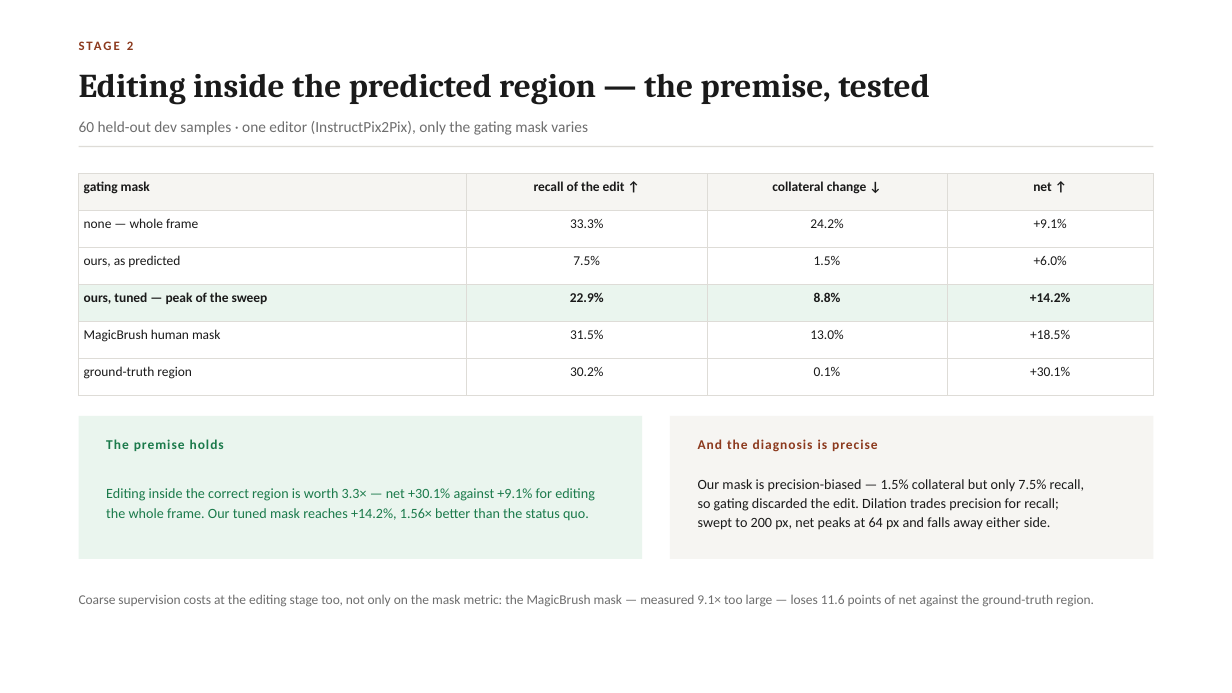
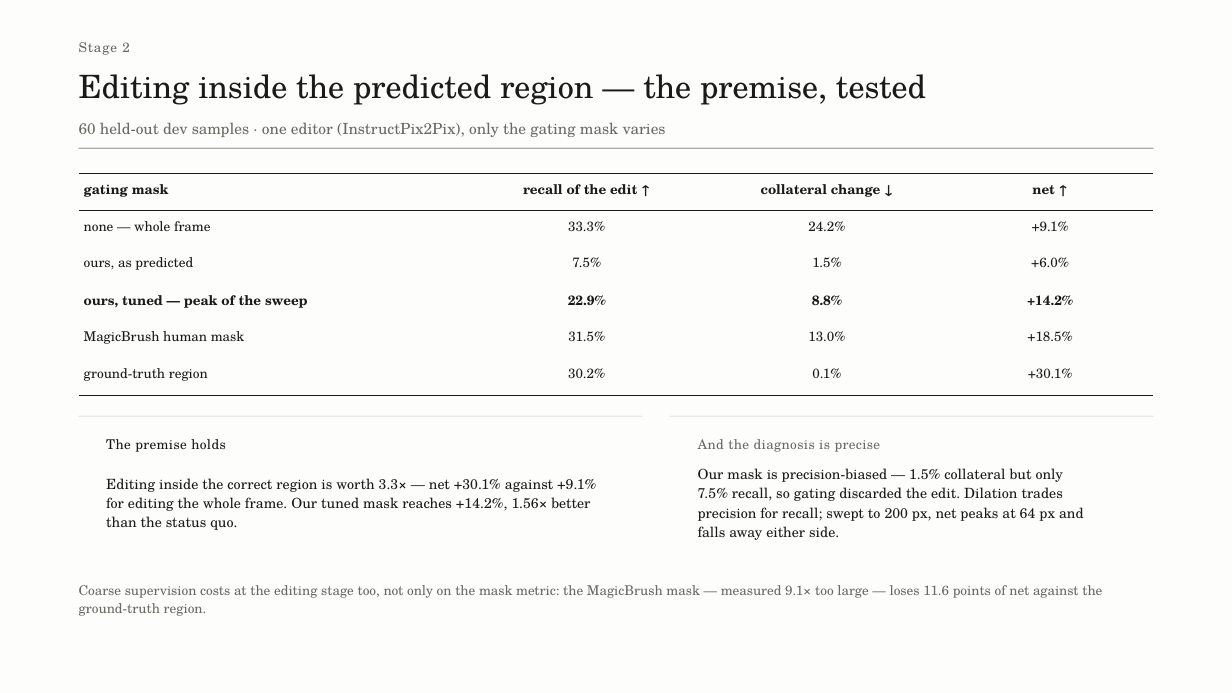
Before and after one commit to Amritha902/edit-region-prediction, a slide deck: slide 10 of deck/ISE_Review1_Final.pptx. Drawn at 1232x693 pixels with LibreOffice and Linux fonts; fonts in the diff are those of the drawing. Boxes give left, top, right and bottom in pixels: in the first picture for what was removed or moved away, otherwise in the second. Text is boxed around its words. In the diff, an @@ line names an element or a change of style, - is before the commit and + after.

```diff
--- a/deck/ISE_Review1_Final.pptx
+++ b/deck/ISE_Review1_Final.pptx
@@ background #FFFFFF to #FDFDFC @@
@@ text at box(79, 42, 129, 55): text changed; size 10 to 10.5 pt; font Calibri to TeX Gyre Schola; text colour #8C3A1E to #6B6963; bold off @@
-STAGE 2
+Stage 2
@@ text "Editing inside the predicted region ..." at box(79, 74, 926, 105): size 26 to 25 pt, font Cambria to TeX Gyre Schola, text colour #1A1A1A to #1B1A17, bold off @@
@@ text "60 held-out dev samples · ..." at box(79, 122, 666, 137): font Calibri to TeX Gyre Schola, text colour #6E6E6E to #6B6963 @@
@@ rectangle at box(79, 148, 1153, 149): fill #DEDCD7 to #1B1A17 @@
@@ table at box(79, 174, 1153, 385) @@
@@ fill #F6F5F2 to none in row 1 @@
@@ fill #EAF5EE to none in row 4 @@
@@ font Calibri to TeX Gyre Schola, text colour #1A1A1A to #1B1A17 @@
@@ borders changed @@
@@ rectangle: place and size @@
-rectangle at box(79, 416, 642, 559)
+rectangle at box(79, 416, 642, 417)
@@ rectangle at box(79, 416, 642, 417): fill #EAF5EE to #C9C6BD @@
@@ rectangle: place and size @@
-rectangle at box(670, 416, 1153, 559)
+rectangle at box(670, 416, 1153, 417)
@@ rectangle at box(670, 416, 1153, 417): fill #F6F5F2 to #C9C6BD @@
@@ text "The premise holds" at box(106, 439, 226, 452): font Calibri to TeX Gyre Schola, text colour #1B7A4B to #1B1A17, letter spacing 0.8 to 0.3 pt, bold off @@
@@ text "And the diagnosis is precise" at box(698, 439, 881, 452): font Calibri to TeX Gyre Schola, text colour #8C3A1E to #6B6963, letter spacing 0.8 to 0.3 pt, bold off @@
@@ text "Editing inside the correct region ..." at box(106, 478, 596, 530): font Calibri to TeX Gyre Schola, text colour #1B7A4B to #1B1A17 @@
@@ text "Our mask is precision-biased — ..." at box(698, 468, 1084, 540): font Calibri to TeX Gyre Schola, text colour #1A1A1A to #1B1A17 @@
@@ text "Coarse supervision costs at the ..." at box(79, 585, 1102, 616): font Calibri to TeX Gyre Schola, text colour #6E6E6E to #6B6963 @@
```
Also in this commit, not shown: 12 other slides changed, 5 other files.
